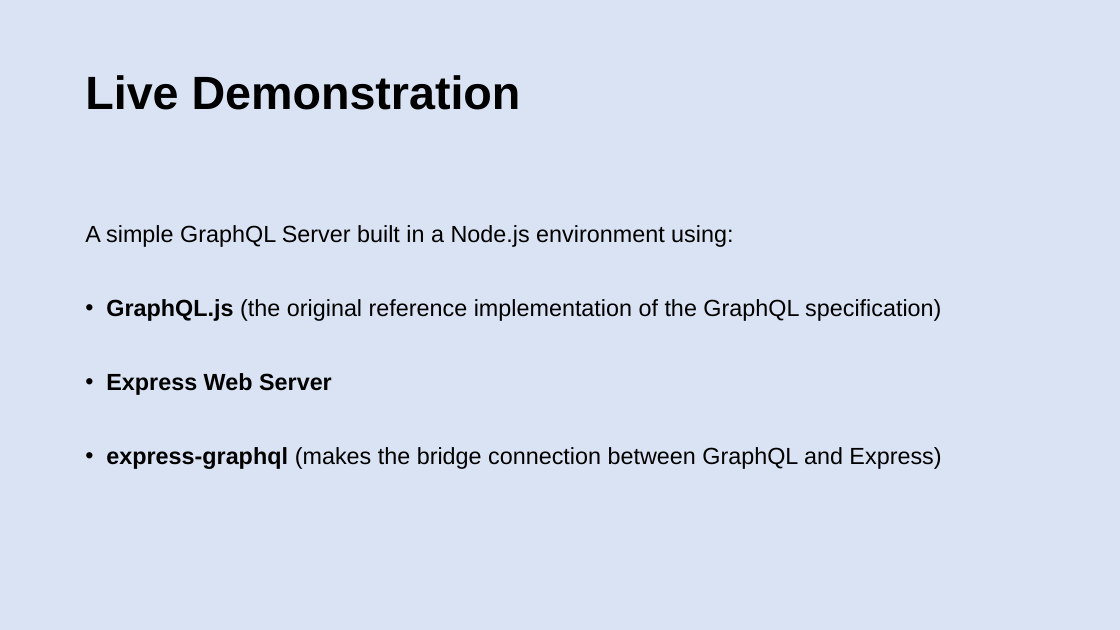
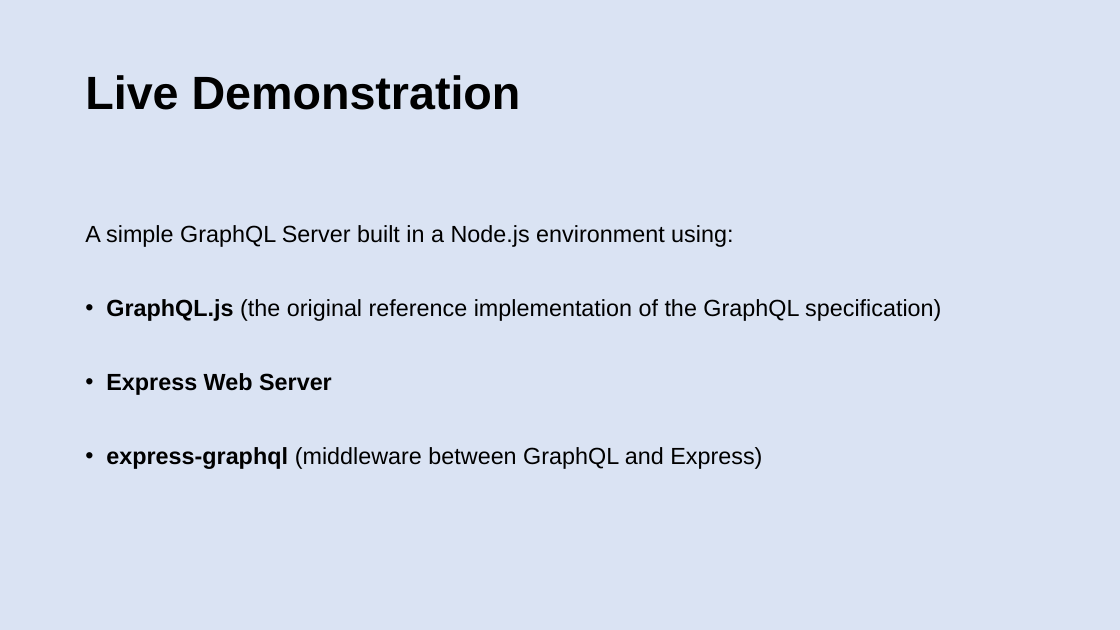
Before and after one commit to patelg123/graphql-presentation, a slide deck: slide 17 of current.pptx (slide 14 before the commit). Drawn at 1120x630 pixels with LibreOffice and Linux fonts; fonts in the diff are those of the drawing. Boxes give left, top, right and bottom in pixels: in the first picture for what was removed or moved away, otherwise in the second. Text is boxed around its words. In the diff, an @@ line names an element or a change of style, - is before the commit and + after.

```diff
--- a/current.pptx
+++ b/current.pptx
@@ text at (106, 447, 762, 469): text changed @@
-• express-graphql (makes the bridge connection between GraphQL and Express)
+• express-graphql (middleware between GraphQL and Express)
```
Also in this commit, not shown: 12 other slides changed, 3 slides added, 3 slides removed.
